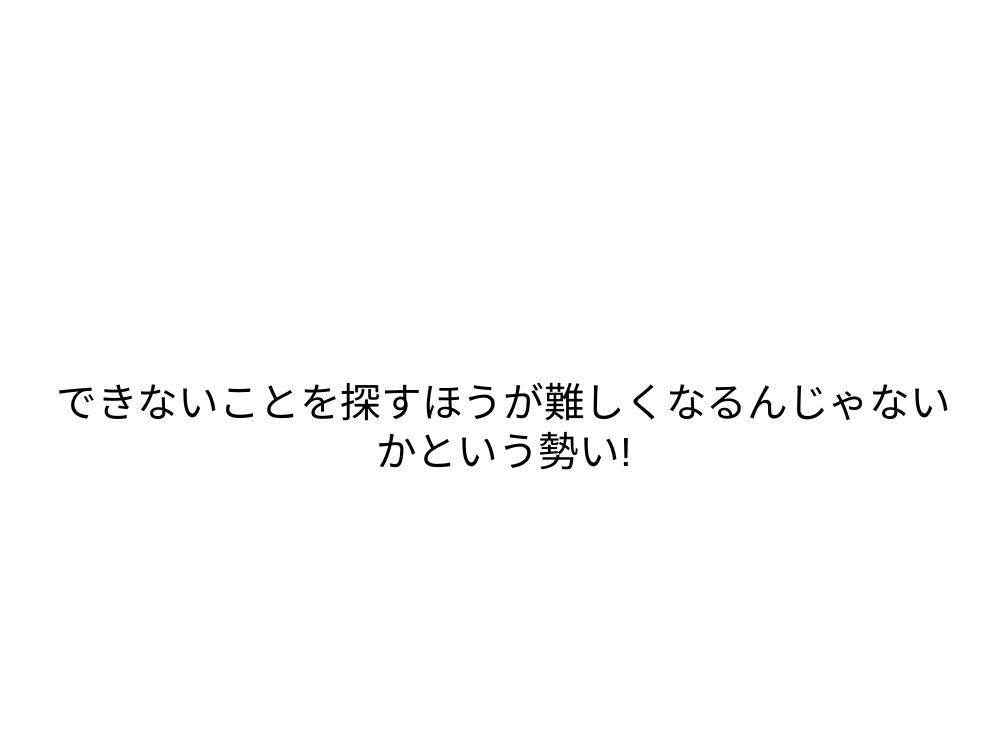
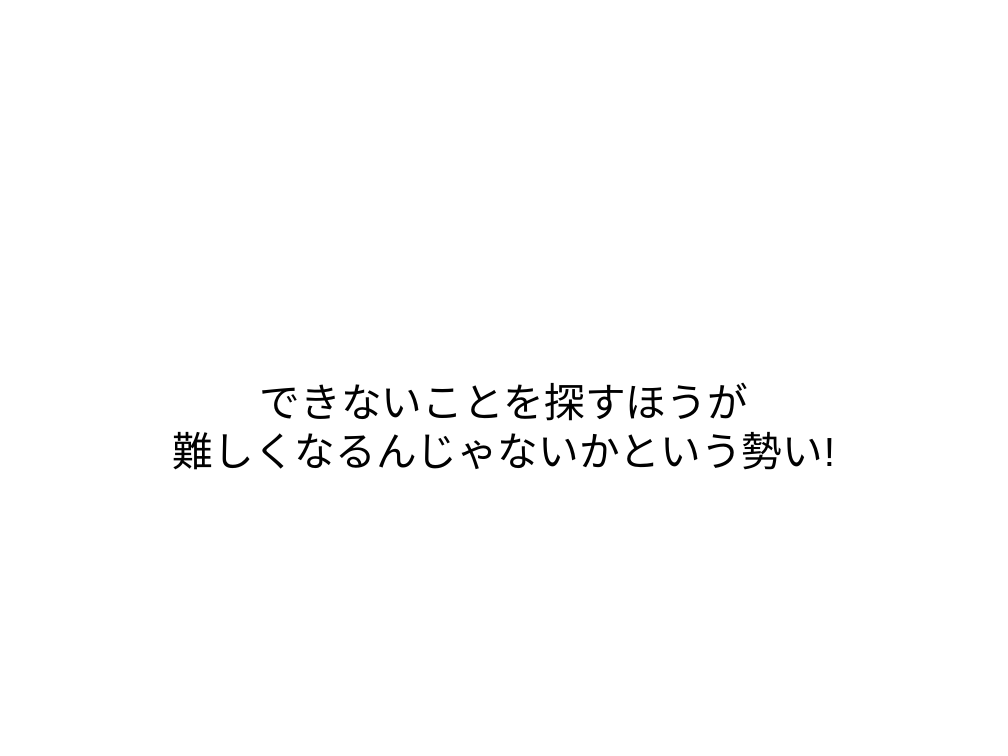
Before and after one commit to masakura/slides, a slide deck: slide 22 of html5jk#1/slide1.odp (slide 21 before the commit). Drawn at 1008x756 pixels with LibreOffice and Linux fonts; fonts in the diff are those of the drawing; background and template pictures are left out. Boxes give left, top, right and bottom in pixels: in the first picture for what was removed or moved away, otherwise in the second. Text is boxed around its words. In the diff, an @@ line names an element or a change of style, - is before the commit and + after.

```diff
--- a/html5jk#1/slide1.odp
+++ b/html5jk#1/slide1.odp
@@ subtitle at [173, 383, 835, 470]: text changed @@
-できないことを探すほうが難しくなるんじゃないかという勢い!
+できないことを探すほうが
+難しくなるんじゃないかという勢い!
```
Also in this commit, not shown: 13 other slides changed, 7 slides added, 1 slide removed.
